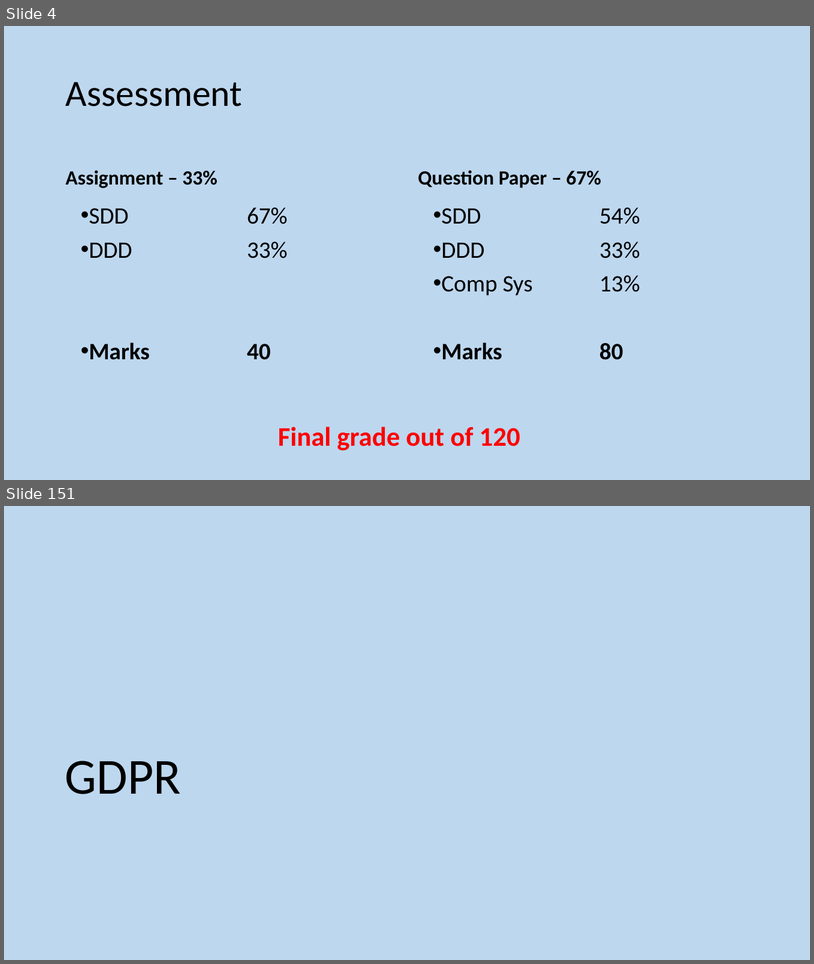
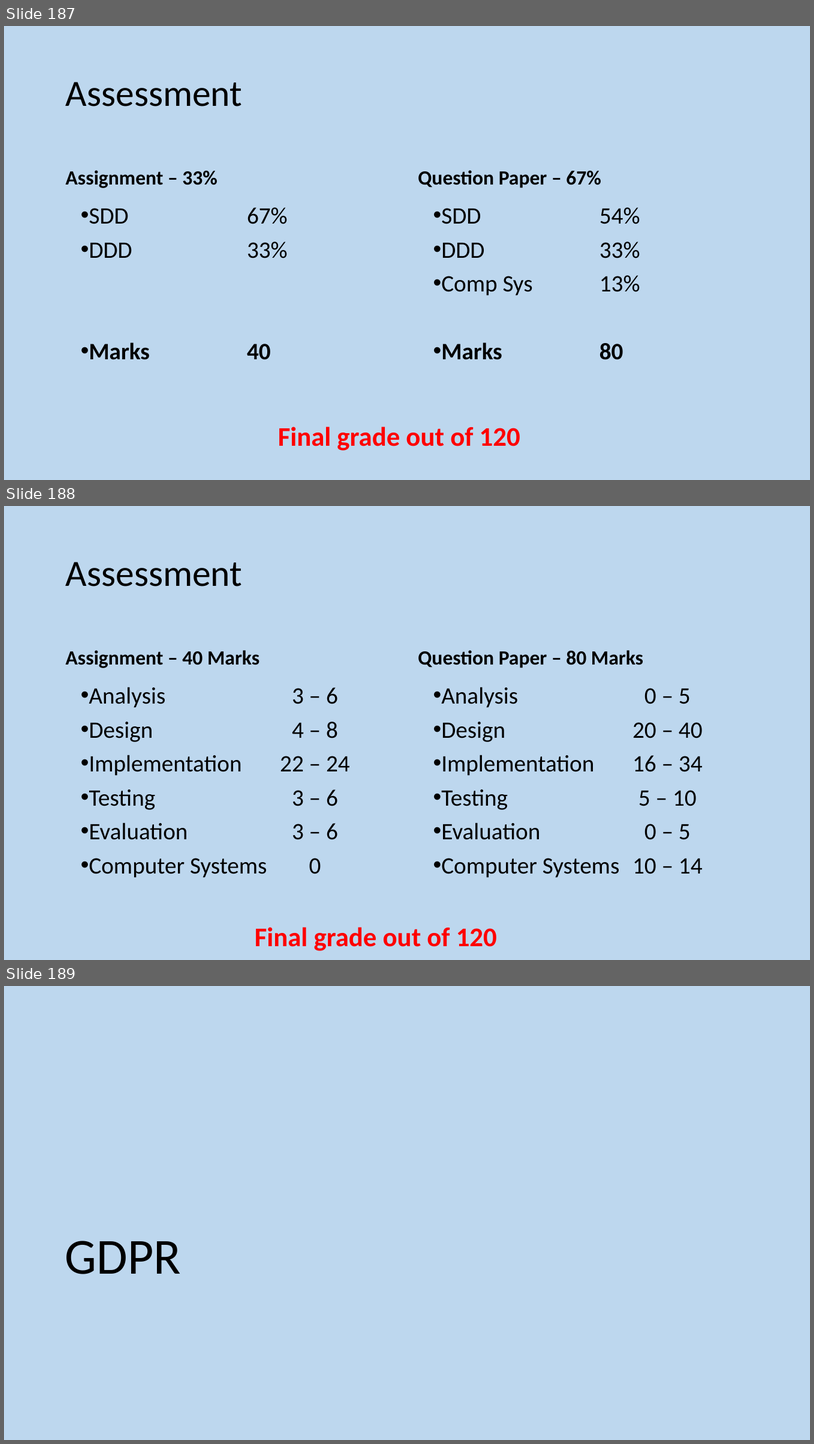
Before and after one commit to MrFriendCS/MrFriendCS.github.io, a slide deck: n5/ddd/N5 CS DDD Slides.pptx. Shown one above the other, each under a label of ours: slides 4 and 151 before the commit, slides 187, 188 and 189 after it; the slides between them are not shown. The pictures are 814x964 and 814x1444 pixels, drawn with LibreOffice and Linux fonts; fonts in the diff are those of the drawing. Boxes give left, top, right and bottom in pixels: in the first picture for what was removed or moved away, otherwise in the second. Text is boxed around its words. In the diff, an @@ line names an element or a change of style, - is before the commit and + after.

```diff
--- a/n5/ddd/N5 CS DDD Slides.pptx
+++ b/n5/ddd/N5 CS DDD Slides.pptx
@@ slide 188 added at (4, 506, 810, 960), background #BDD7EE @@
@@ title added at (66, 562, 243, 586), 44 pt, text #000000 @@
+Assessment
@@ text added at (66, 650, 260, 668), 24 pt, text #000000, bold @@
+Assignment – 40 Marks
@@ text added at (418, 650, 644, 668), 24 pt, text #000000, bold @@
+Question Paper – 80 Marks
@@ text added at (89, 687, 350, 877), 28 pt, text #000000 @@
+• Analysis 3 – 6
+• Design 4 – 8
+• Implementation 22 – 24
+• Testing 3 – 6
+• Evaluation 3 – 6
+• Computer Systems 0
@@ text added at (441, 687, 703, 877), 28 pt, text #000000 @@
+• Analysis 0 – 5
+• Design 20 – 40
+• Implementation 16 – 34
+• Testing 5 – 10
+• Evaluation 0 – 5
+• Computer Systems 10 – 14
@@ text added at (255, 927, 497, 951), 32 pt, text #FF0000, bold @@
+Final grade out of 120
@@ what was slide 4 is now slide 187 @@
@@ what was slide 151 is now slide 189 @@
```
Also in this commit, not shown: 7 slides changed, 7 other slides added, 3 other files.
